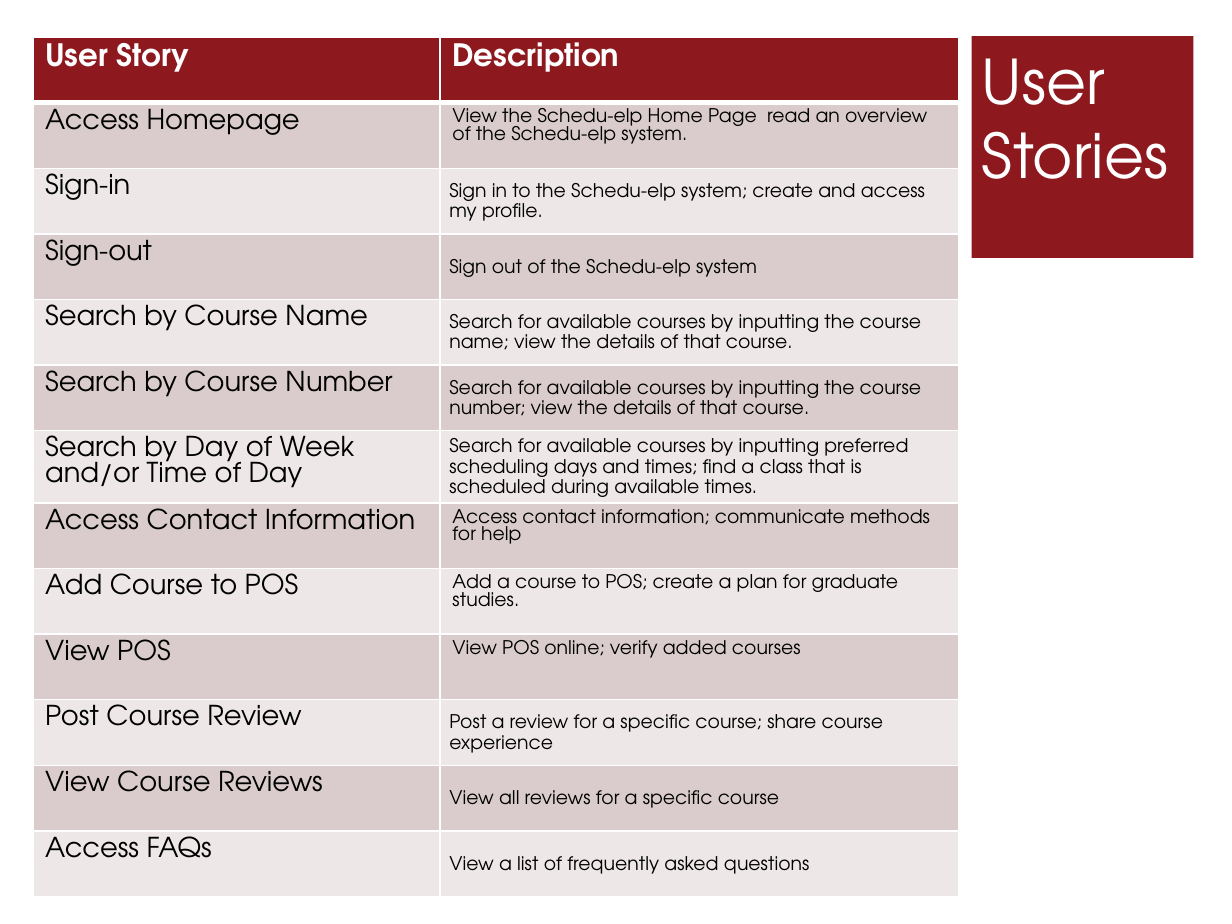
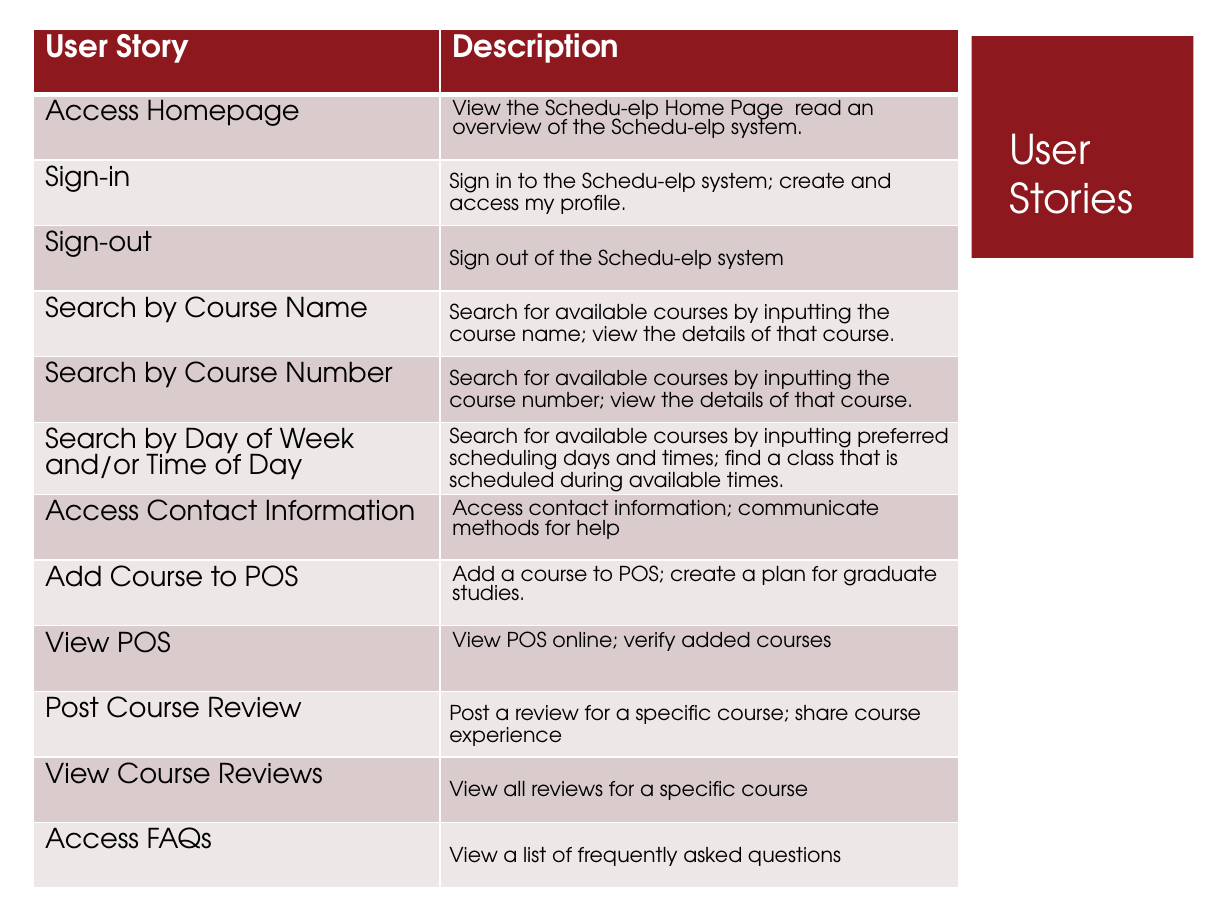
Before and after one commit to pganesan/schedu-elp, a slide deck: slide 5 of docs/Presentation_TeamGamma.pptx. Drawn at 1232x924 pixels with LibreOffice and Linux fonts; fonts in the diff are those of the drawing. Boxes give left, top, right and bottom in pixels: in the first picture for what was removed or moved away, otherwise in the second. Text is boxed around its words. In the diff, an @@ line names an element or a change of style, - is before the commit and + after.

```diff
--- a/docs/Presentation_TeamGamma.pptx
+++ b/docs/Presentation_TeamGamma.pptx
@@ table at (33, 28, 960, 898) @@
@@ size 11 to 12 pt in "View the Schedu-elp Home Page read an ...", "Sign in to the Schedu-elp system; create ...", "Sign out of the Schedu-elp system", "Search for available courses by inputting the ..." and 8 more places @@
@@ table: place and size @@
-table at (33, 37, 960, 902)
+table at (33, 28, 960, 898)
@@ title "User Stories": place and size @@
-title "User Stories" at (982, 58, 1168, 179)
+title "User Stories" at (1009, 133, 1133, 214)
@@ title "User Stories" at (1009, 133, 1133, 214): size 36 to 24 pt @@
```
Also in this commit, not shown: 5 other slides changed, 2 slides added, 2 slides removed, 1 other file.
